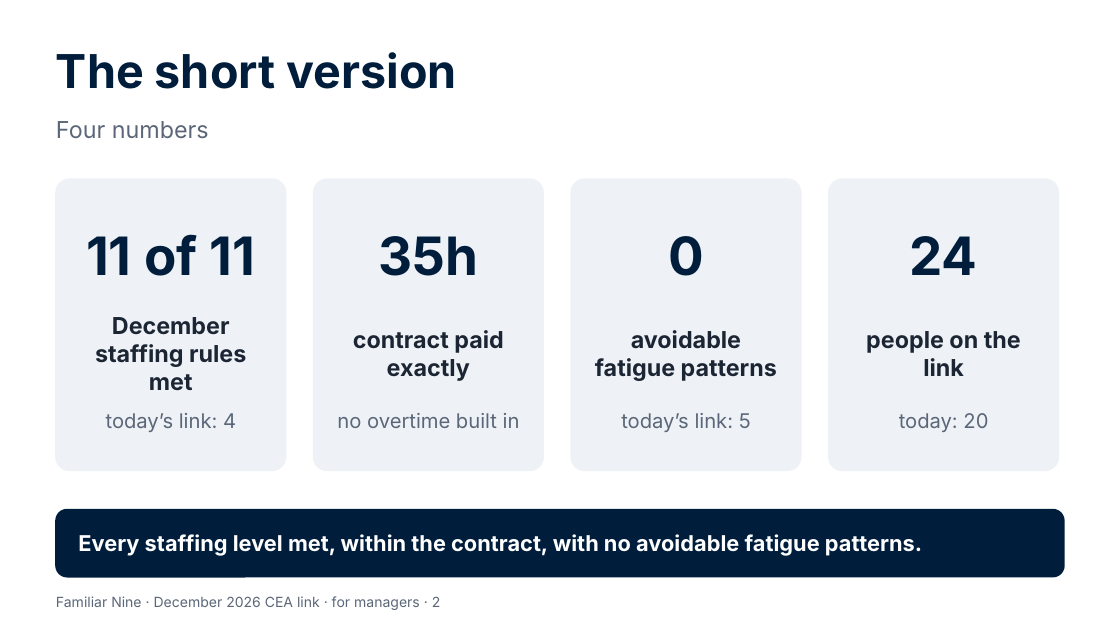
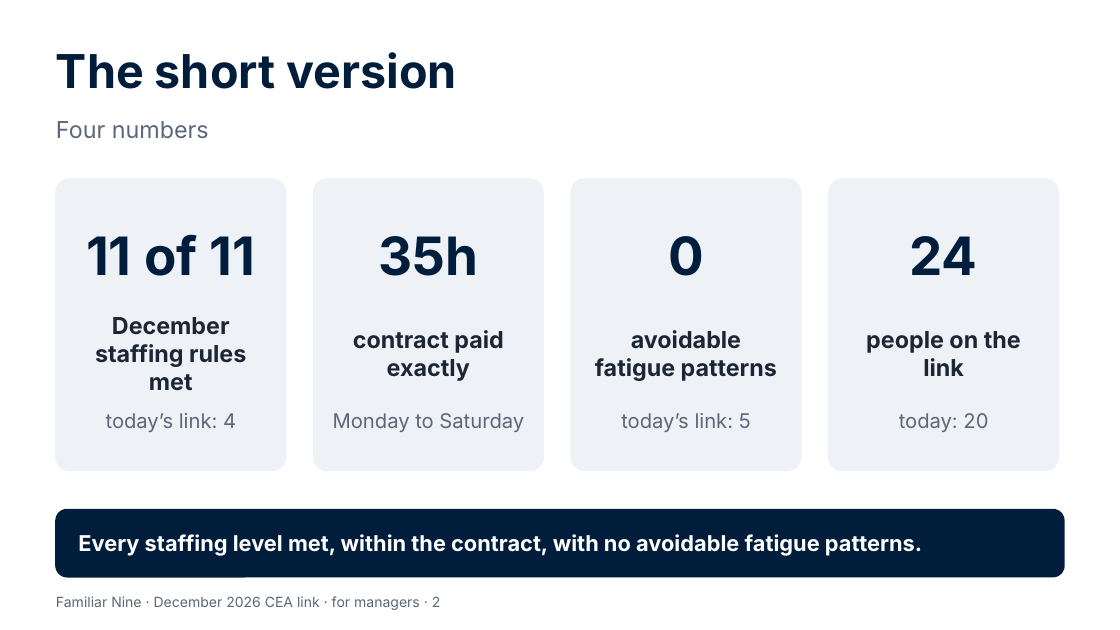
Before and after one commit to Garethdavidmiller/roster-app, a slide deck: slide 2 of docs/proposals/presentations/Familiar-Nine-for-managers.pptx. Drawn at 1120x630 pixels with LibreOffice and Linux fonts; fonts in the diff are those of the drawing. Boxes give left, top, right and bottom in pixels: in the first picture for what was removed or moved away, otherwise in the second. Text is boxed around its words. In the diff, an @@ line names an element or a change of style, - is before the commit and + after.

```diff
--- a/docs/proposals/presentations/Familiar-Nine-for-managers.pptx
+++ b/docs/proposals/presentations/Familiar-Nine-for-managers.pptx
@@ text at (x1=333, y1=413, x2=524, y2=432): text changed @@
-no overtime built in
+Monday to Saturday
```
Also in this commit, not shown: 37 other files.
